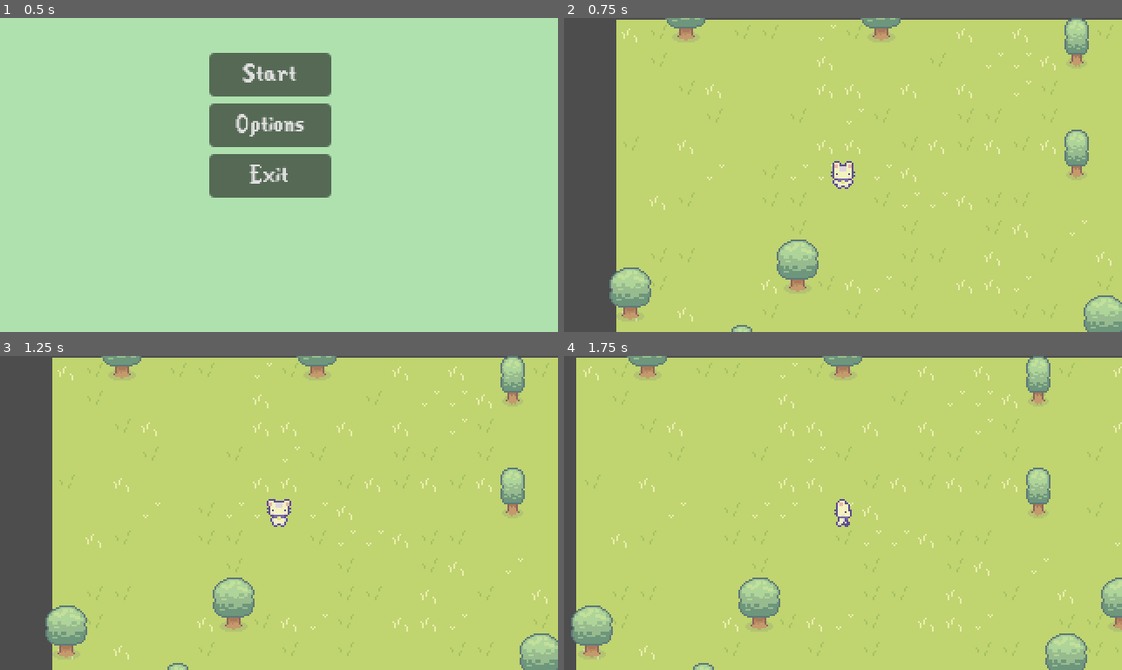
Above: before the commit, frames 1-4 (two rows, left to right).
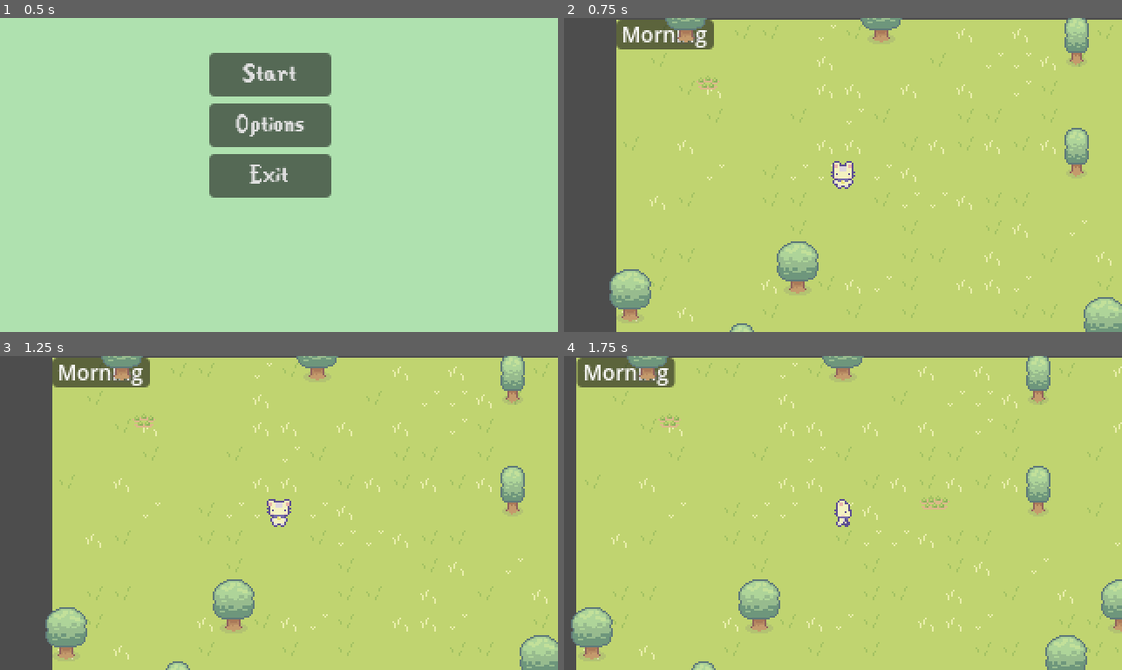
Above: after the commit, the same moments.

Repository: egd3025/everbloom
Game: Godot game, scene res://start_menu.tscn
Same seed, same stepped clock (60 frames per second), same inputs: the game is played once before the commit and once after it.
Inputs (mouse positions are in pixels of both pictures, inside the frame that each line leads up to):
- Up to frame 1 (0.5 s): no input
- Up to frame 2 (0.75 s): click "Start" at 0.5 s
- Up to frame 3 (1.25 s): no input
- Up to frame 4 (1.75 s): move the mouse to (965, 497) at 1.27 s; hold Right (ui_right) from 1.28 s (still down); click (965, 497) at 1.35 s

Frame 1 is identical in both runs. In frame 2, 3.1% of the frame differs, in the area x 8-100%, y 0-100%; in frame 3, 3.1%; in frame 4, 3.5%, in the area x 1-100%, y 0-100%.

Commit message:
Added Y Sorting on Trees

Diff:
--- a/EverBloom/World/world.tscn
+++ b/EverBloom/World/world.tscn
@@ -132,10 +132,10 @@
 
 [node name="World" type="Node2D"]
 process_mode = 1
+y_sort_enabled = true
 script = ExtResource("1_a85sf")
 
 [node name="Floor" type="TileMap" parent="."]
-z_index = 1
 y_sort_enabled = true
 tile_set = ExtResource("1_5jp6c")
 format = 2
--- a/EverBloom/stardew.tres
+++ b/EverBloom/stardew.tres
@@ -124,15 +124,15 @@
 8:4/0/physics_layer_0/angular_velocity = 0.0
 0:0/size_in_atlas = Vector2i(1, 2)
 0:0/0 = 0
-0:0/0/texture_origin = Vector2i(0, 9)
+0:0/0/texture_origin = Vector2i(0, 10)
 0:0/0/y_sort_origin = -5
 0:0/0/physics_layer_0/linear_velocity = Vector2(0, 0)
 0:0/0/physics_layer_0/angular_velocity = 0.0
 0:0/0/physics_layer_0/polygon_0/points = PackedVector2Array(-3.8007, 0.265165, -1.85616, 2.03293, -0.618718, 3.44715, 1.5026, 1.5026, 3.27037, 0.265165)
 1:0/size_in_atlas = Vector2i(2, 2)
 1:0/0 = 0
-1:0/0/texture_origin = Vector2i(0, 11)
-1:0/0/y_sort_origin = -2
+1:0/0/texture_origin = Vector2i(0, 10)
+1:0/0/y_sort_origin = -1
 1:0/0/physics_layer_0/linear_velocity = Vector2(0, 0)
 1:0/0/physics_layer_0/angular_velocity = 0.0
 1:0/0/physics_layer_0/polygon_0/points = PackedVector2Array(-4.86136, 0.795495, 5.03814, 1.32583, 3.62392, 3.44715, -0.265164, 3.97748, -4.15425, 3.8007)
